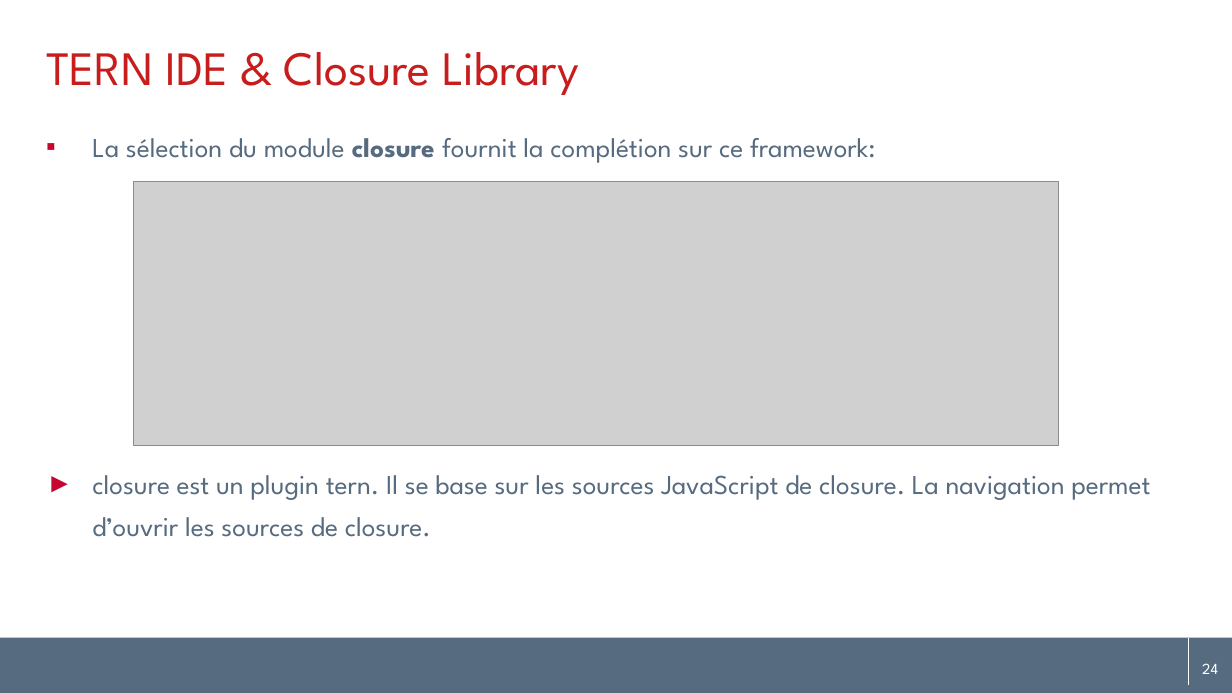
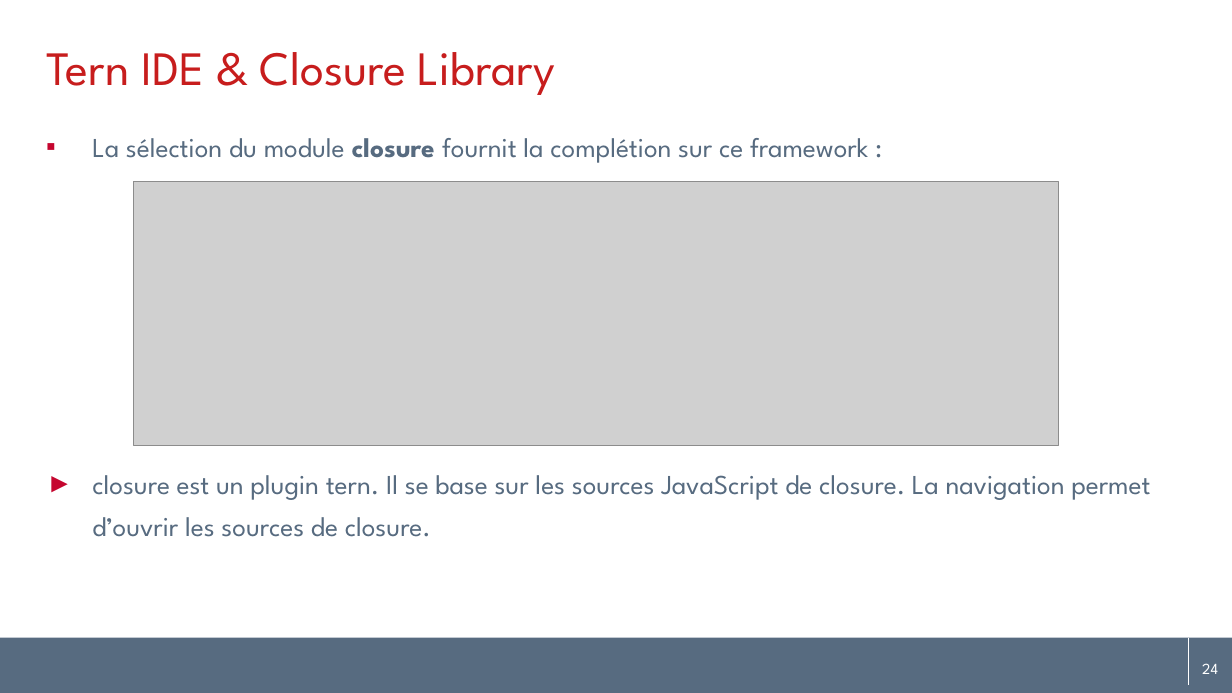
Before and after one commit to angelozerr/tern.java, a slide deck: slide 24 of docs/tern.java_fr.pptx. Drawn at 1232x693 pixels with LibreOffice and Linux fonts; fonts in the diff are those of the drawing; grey boxes stand for pictures; background and template pictures are left out. Boxes give left, top, right and bottom in pixels: in the first picture for what was removed or moved away, otherwise in the second. Text is boxed around its words. In the diff, an @@ line names an element or a change of style, - is before the commit and + after.

```diff
--- a/docs/tern.java_fr.pptx
+++ b/docs/tern.java_fr.pptx
@@ title at <box>46,52,555,95</box>: text changed @@
-TERN IDE & Closure Library
+Tern IDE & Closure Library
@@ text at <box>92,138,868,163</box>: spaces changed @@
-▪ La sélection du module closure fournit la complétion sur ce framework:
+▪ La sélection du module closure fournit la complétion sur ce framework :
```
Also in this commit, not shown: 23 other slides changed, 1 other file.
